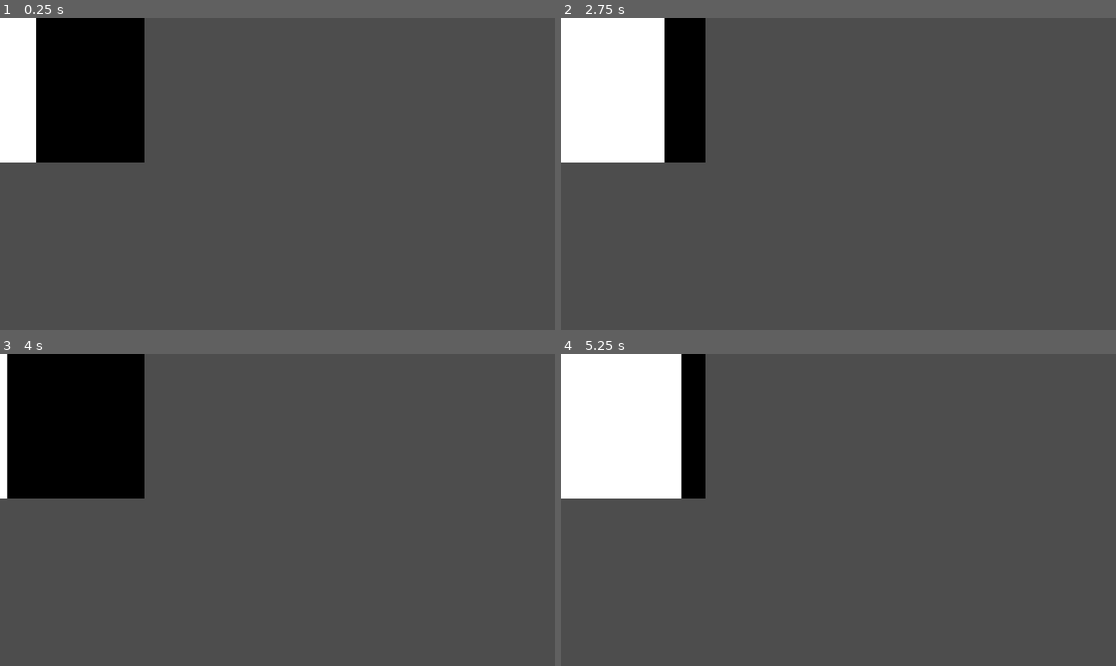
Above: before the commit, frames 1-4 (two rows, left to right).
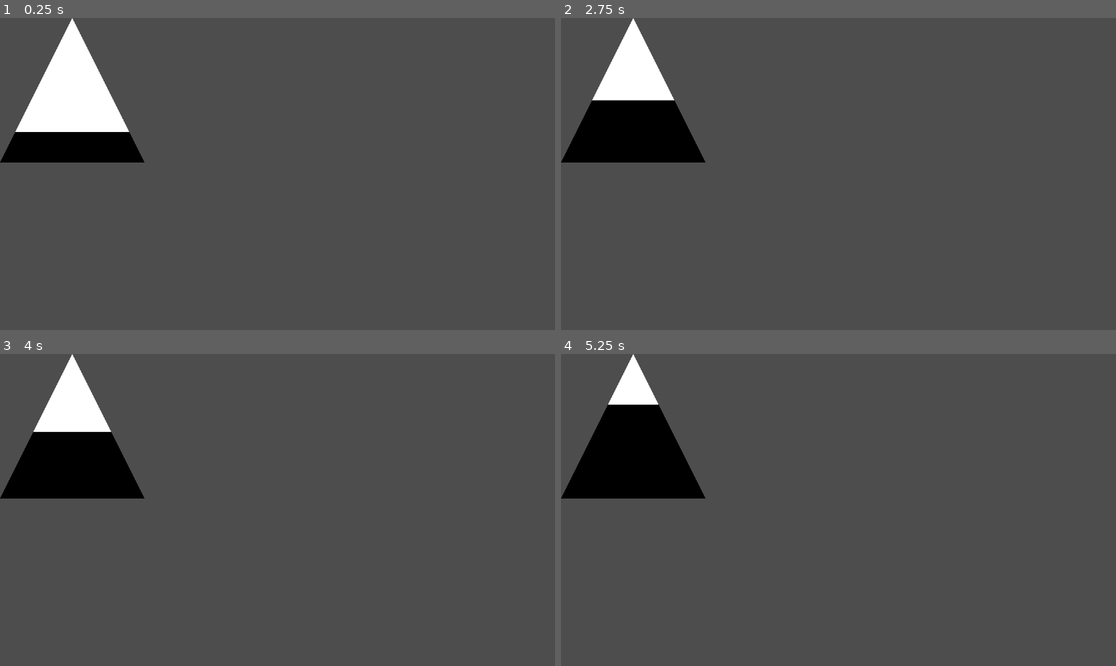
Above: after the commit, the same moments.

Repository: 3ter/godot-issue-polygon2d-gradient-fill
Game: Godot game, scene res://node_2d.tscn
Same seed, same stepped clock (60 frames per second), same inputs: the game is played once before the commit and once after it.
Inputs:
- Up to frame 1 (0.25 s): no input
- Up to frame 2 (2.75 s): no input
- Up to frame 3 (4 s): no input
- Up to frame 4 (5.25 s): no input

The runs differ from the first frame. In frame 1, 10% of the frame differs, in the area x 0-27%, y 0-47%; in frame 2, 9.3%; in frame 3, 7.8%; in frame 4, 11%.

Commit message:
Show that it works with triangles as well

Diff:
--- a/Polygon2D.gd
+++ b/Polygon2D.gd
@@ -1,4 +1,6 @@
 extends Polygon2D
+
+const SPEED := 0.3
 
 var is_fill := true
 var is_drain := false
@@ -9,9 +11,9 @@
 	var new_offset
 
 	if is_fill:
-		new_offset = old_offset + delta
+		new_offset = old_offset + delta * SPEED
 	elif is_drain:
-		new_offset = old_offset - delta
+		new_offset = old_offset - delta * SPEED
 
 	(texture as GradientTexture1D).gradient.offsets[1] = clampf(new_offset, 0.0, 1.0)
 
--- a/node_2d.tscn
+++ b/node_2d.tscn
@@ -4,7 +4,6 @@
 
 [sub_resource type="Gradient" id="Gradient_v8nv7"]
 interpolation_mode = 1
-offsets = PackedFloat32Array(0, 0)
 colors = PackedColorArray(1, 1, 1, 1, 0, 0, 0, 1)
 
 [sub_resource type="GradientTexture1D" id="GradientTexture1D_whwd5"]
@@ -14,6 +13,19 @@
 [node name="Node2D" type="Node2D"]
 
 [node name="Polygon2D" type="Polygon2D" parent="."]
+visible = false
 texture = SubResource("GradientTexture1D_whwd5")
 polygon = PackedVector2Array(0, 0, 300, 0, 300, 300, 0, 300)
 script = ExtResource("1_p3wud")
+
+[node name="TriangleUpperRight" type="Polygon2D" parent="."]
+visible = false
+texture = SubResource("GradientTexture1D_whwd5")
+polygon = PackedVector2Array(0, 0, 300, 0, 300, 300)
+script = ExtResource("1_p3wud")
+
+[node name="TriangleBottom" type="Polygon2D" parent="."]
+texture = SubResource("GradientTexture1D_whwd5")
+texture_rotation = -1.5708
+polygon = PackedVector2Array(0, 300, 150, 0, 300, 300)
+script = ExtResource("1_p3wud")
